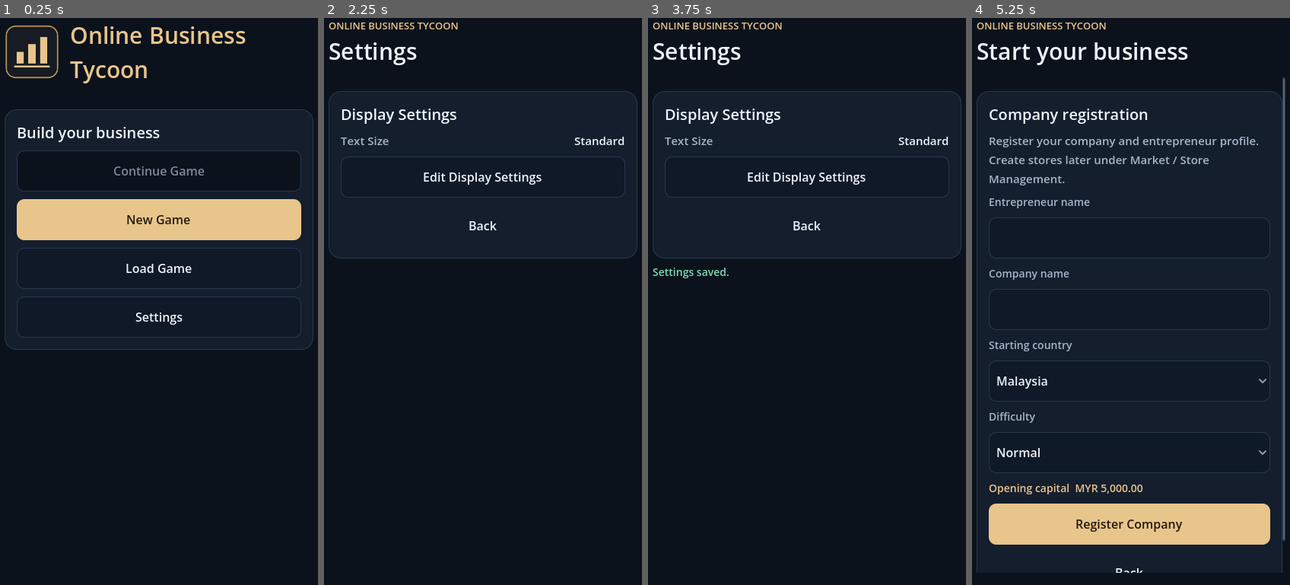
Above: before the commit, frames 1-4 (left to right).
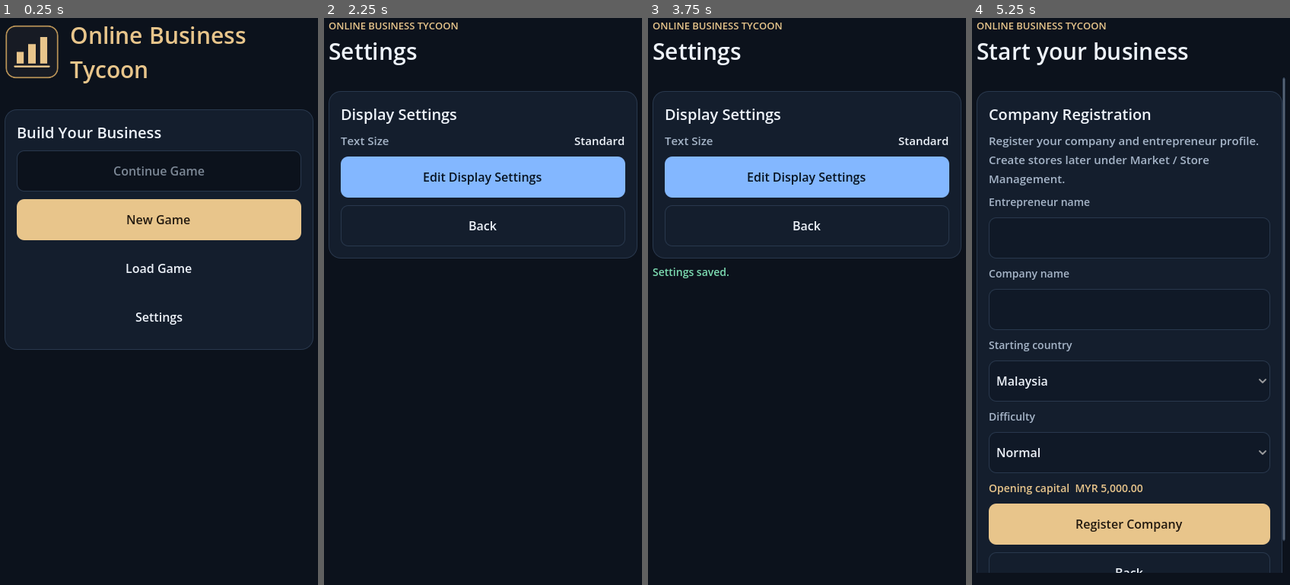
Above: after the commit, the same moments.

Repository: UphyRaop/online-business-tycoon
Game: Godot game, scene res://main.tscn
Two runs of this game, one before a commit and one after it. Both use one fixed random seed, a clock stepped at 60 frames per second and the inputs below.
Inputs:
- Up to frame 1 (0.25 s): no input
- Up to frame 2 (2.25 s): click "Load Game" at 0.5 s; click "Back" at 1.25 s; click "Settings" at 2 s
- Up to frame 3 (3.75 s): click "Edit Display Settings" at 2.75 s; click "Save Changes" at 3.5 s
- Up to frame 4 (5.25 s): click "Back" at 4.25 s; click "New Game" at 5 s

The runs differ from the first frame. In frame 1, 0.9% of the frame differs, in the area x 5-95%, y 19-57%; in frame 2, 6.7%, in the area x 5-95%, y 24-41%; in frame 3, 6.7%; in frame 4, 0.5%.

Commit message:
Reconcile supplier credit and finish UX components

Diff:
--- a/advertising_view.gd
+++ b/advertising_view.gd
@@ -69,7 +69,7 @@
 		app.set_notice("Campaign not found.", true)
 		app.navigate("Campaign Manager")
 		return
-	var view: VBoxContainer = app.card("Create campaign" if creating else existing.name)
+	var view: VBoxContainer = app.card("Create Campaign" if creating else existing.name)
 	if not creating and not app.campaign_editing:
 		_campaign_summary(app, view, state, existing)
 		return
--- a/dashboard_inventory.gd
+++ b/dashboard_inventory.gd
@@ -94,7 +94,7 @@
 	heading.add_theme_font_size_override("font_size", 19)
 	content.add_child(heading)
 	var note := Label.new()
-	note.text = "Low stock means %d or fewer available and reserved units." % LOW_STOCK_THRESHOLD
+	note.text = "Low stock is based on %d or fewer available units; reserved units are shown separately." % LOW_STOCK_THRESHOLD
 	note.add_theme_font_size_override("font_size", 12)
 	note.add_theme_color_override("font_color", Style.MUTED)
 	content.add_child(note)
--- a/finance_management.gd
+++ b/finance_management.gd
@@ -63,6 +63,30 @@
 			result.append({"id": item.id, "label": item.label, "amount": amount})
 	return result
 
+static func cash_flow_lines(report: Dictionary) -> Dictionary:
+	var cash_purchases := int(report.get("purchases", 0)) - int(report.get("credit_purchases", 0))
+	var cash_freight := int(report.get("inbound_freight", 0)) - int(report.get("credit_inbound_freight", 0))
+	var direct_freight := int(report.get("direct_inbound_freight", 0))
+	var lines := {
+		"customer_receipts": int(report.get("sales", 0)) + int(report.get("deposits", 0)),
+		"customer_refunds": -int(report.get("refunds", 0)),
+		"warehouse_goods": -(cash_purchases - (cash_freight - direct_freight)),
+		"supplier_direct_goods": -(int(report.get("direct_purchases", 0)) - direct_freight),
+		"inbound_freight": -cash_freight,
+		"supplier_repayments": -int(report.get("supplier_repayments", 0)),
+		"supplier_refunds": int(report.get("supplier_refunds", 0)) - int(report.get("supplier_credit_adjustments", 0)),
+		"outbound_shipping": -int(report.get("shipping", 0)),
+		"advertising": -int(report.get("advertising", 0)),
+		"store_setup": -int(report.get("store_setup", 0)),
+		"store_expenses": -int(report.get("store_expenses", 0)),
+		"other_operating": -int(report.get("fees", 0)) - int(report.get("overhead", 0)) - int(report.get("hosting", 0)) - int(report.get("legacy", 0)),
+		"owner_investment": int(report.get("capital", 0)),
+	}
+	lines.total = 0
+	for key in lines.keys():
+		if key != "total": lines.total += int(lines[key])
+	return lines
+
 static func daily_totals(state: Dictionary, first_day: int, last_day: int) -> Array[Dictionary]:
 	var result: Array[Dictionary] = []
 	var start := maxi(1, first_day)
--- a/main.gd
+++ b/main.gd
@@ -19,6 +19,8 @@
 const FinanceChart = preload("res://ads_chart.gd")
 const ChartLegend = preload("res://chart_legend.gd")
 const CompanySale = preload("res://company_sale.gd")
+const InventoryOverview = preload("res://dashboard_inventory.gd")
+const PortraitFrame = preload("res://portrait_frame.gd")
 const NAV := ["Dashboard", "Market", "Order", "Business", "Marketing", "Finance", "Profile"]
 const NAV_ICON_PATHS := {
 	"Dashboard": "res://assets/navigation/dashboard.svg",
@@ -142,15 +144,7 @@
 	node.custom_minimum_size.y = TOUCH_HEIGHT
 	node.size_flags_horizontal = Control.SIZE_EXPAND_FILL
 	node.pressed.connect(callback)
-	var action_name := title.strip_edges().to_lower()
-	if accent or action_name.begins_with("create") or action_name.begins_with("save") or action_name.begins_with("register") or action_name.begins_with("continue") or action_name.begins_with("apply") or action_name.begins_with("launch") or action_name.begins_with("open "):
-		Style.primary(node)
-	elif action_name.contains("delete") or action_name.contains("permanently remove") or action_name == "stop" or action_name == "deactivate":
-		Style.danger(node)
-	elif action_name.contains("confirm") or action_name.contains("complete") or action_name.contains("approve") or action_name.contains("refund"):
-		Style.success(node)
-	elif action_name == "cancel" or action_name == "back" or action_name == "close" or action_name.begins_with("discard") or action_name == "previous" or action_name == "next":
-		Style.secondary(node)
+	Style.apply_button_role(node, Style.ROLE_PRIMARY if accent else Style.button_role_for_action(title))
 	parent.add_child(node)
 	return node
 
@@ -191,6 +185,9 @@
 	node.add_theme_color_override("font_pressed_color", Style.GOLD)
 
 func action_title(value: String) -> String:
+	var trimmed := value.strip_edges()
+	if trimmed.begins_with("Manage "):
+		return "Manage " + trimmed.substr(7)
 	var parts := value.split(" ", false)
 	for index in parts.size():
 		var word: String = parts[index]
@@ -280,9 +277,8 @@
 func _update_responsive_layout() -> void:
 	var viewport_width := size.x
 	if page == "Profile":
-		var avatar := find_child("CEOAvatar", true, false) as TextureRect
-		if avatar != null and avatar.get_parent() != null and avatar.get_parent().get_parent() is BoxContainer:
-			var identity_layout: BoxContainer = avatar.get_parent().get_parent()
+		var identity_layout := find_child("CEOIdentityLayout", true, false) as BoxContainer
+		if identity_layout != null:
 			if (identity_layout is HBoxContainer) != (viewport_width >= 600.0):
 				render()
 				return
@@ -720,21 +716,17 @@
 		return
 	var info := wide_card("CEO Profile")
 	var identity_layout: BoxContainer = HBoxContainer.new() if size.x >= 600.0 else VBoxContainer.new()
+	identity_layout.name = "CEOIdentityLayout"
 	identity_layout.add_theme_constant_override("separation", 18)
 	info.add_child(identity_layout)
 	var portrait := VBoxContainer.new()
 	portrait.add_theme_constant_override("separation", 8)
 	portrait.size_flags_horizontal = Control.SIZE_SHRINK_CENTER
 	identity_layout.add_child(portrait)
-	var avatar := TextureRect.new()
-	avatar.name = "CEOAvatar"
 	var portrait_width := 170.0 if size.x >= 600.0 else minf(150.0, maxf(132.0, size.x * 0.38))
-	avatar.custom_minimum_size = Vector2(portrait_width, portrait_width * 4.0 / 3.0)
-	avatar.size_flags_horizontal = Control.SIZE_SHRINK_CENTER
-	avatar.expand_mode = TextureRect.EXPAND_IGNORE_SIZE
-	avatar.stretch_mode = TextureRect.STRETCH_KEEP_ASPECT_COVERED
-	avatar.texture = _profile_avatar_texture()
-	portrait.add_child(avatar)
+	var portrait_frame := PortraitFrame.new()
+	portrait_frame.set_portrait(_profile_avatar_texture(), portrait_width)
+	portrait.add_child(portrait_frame)
 	var details := VBoxContainer.new()
 	details.size_flags_horizontal = Control.SIZE_EXPAND_FILL
 	details.add_theme_constant_override("separation", 8)
@@ -1505,7 +1497,7 @@
 	_finish_responsive_content()
 
 func setup() -> void:
-	var details := card("Company registration")
+	var details := card("Company Registration")
 	details.add_child(label("Register your company and entrepreneur profile. Create stores later under Market / Store Management.", 15, Style.MUTED))
 	var owner := field(details, "Entrepreneur name", str(ceo_profile.get("full_name", "")))
 	if not ceo_profile.is_empty():
@@ -1569,6 +1561,7 @@
 	_add_kpi(kpis, "Store reputation", "%d / 100" % sim.state.reputation)
 	_add_kpi(kpis, "Marketplace stores · Websites", "%d · %d" % [active_marketplaces, active_websites])
 	_add_kpi(kpis, "Active campaigns · Lifetime spend", "%d · %s" % [active_campaigns, money(totals.advertising)])
+	page_grid.add_child(InventoryOverview.build(sim, size.x < 600.0))
 	action(overview, "My Products", navigate.bind("My Products"))
 	var alerts: VBoxContainer = card("Business Alerts")
 	if active_marketplaces == 0 and active_websites == 0:
@@ -1592,7 +1585,7 @@
 		alerts.add_child(label("%d supplier shipments are delayed." % delayed_shipments, 14, Style.GOLD))
 	if alerts.get_child_count() == 1:
 		alerts.add_child(label("No business alerts.", 14, Style.MUTED))
-	var time := card("Advance time")
+	var time := card("Advance Time")
 	time.add_child(label("Each simulated day generates orders and charges operating expenses.", 14, Style.MUTED))
 	var controls := row(time)
 	for days in [1, 2, 7, 30]:
@@ -1602,7 +1595,7 @@
 		if item.listed:
 			has_listing = true
 	if not has_listing:
-		var next := card("Open your store")
+		var next := card("Open Your Store")
 		next.add_child(label("Choose a product in Market, purchase stock from a supplier, then publish your listing.", 15, Style.MUTED))
 		action(next, "Browse Product Catalogue", navigate.bind("Market"), true)
 	channel_cards(totals, "Lifetime")
@@ -1627,7 +1620,7 @@
 	render()
 
 func channel_cards(report: Dictionary, scope: String) -> void:
-	var channels := card("Sales by channel")
+	var channels := card("Sales by Channel")
 	channels.add_child(label(scope, 14, Style.MUTED))
 	for channel in Catalog.FEES.size():
 		if channel > 0:
@@ -1723,7 +1716,7 @@
 	action(card("Store Management"), "Store Management", navigate.bind("Management"), true)
 	action(card("Inventory Management"), "Inventory Management", navigate.bind("My Products"))
 	action(card("Marketing"), "Marketing", navigate.bind("Marketing"))
-	var saves := card("Local progress")
+	var saves := card("Local Progress")
 	saves.add_child(label("Progress saves automatically when you make changes or advance time.", 14, Style.MUTED))
 	var controls := row(saves)
 	action(controls, "Manage Saves", open_screen.bind("Save"))
@@ -1754,7 +1747,7 @@
 	var boundaries := Calendar.bounds(period, anchor)
 	var report := sim.calendar_report(period, anchor)
 	financial_dashboard(report)
-	var controls := card("Financial statements")
+	var controls := card("Financial Statements")
 	var selection := dropdown(controls, Calendar.PERIODS, period)
 	selection.item_selected.connect(func(index: int):
 		period = index
@@ -1804,7 +1797,7 @@
 		content.add_child(label(str(item[1]), 16, Style.GOLD))
 		metric_card.add_child(content)
 		kpis.add_child(metric_card)
-	view.add_child(label("This report uses existing ledger rules. Delivered sales and supplier orders settle immediately, so receivables and supplier payables are zero. Customer deposits remain a liability until delivery or refund.", 13, Style.MUTED))
+	view.add_child(label("Delivered sales settle under existing revenue rules. Supplier purchases may be paid in cash or financed through trade credit, which creates a payable until repayment or return adjustment. Customer deposits remain a liability until delivery or refund.", 13, Style.MUTED))
 	var forecast := card("Known Fixed-Cost Estimate")
 	metric(forecast, "Known next-day fixed costs", money(-int(summary.known_fixed_costs)))
 	metric(forecast, "Cash after known fixed costs", money(int(summary.cash_after_known_fixed_costs)), profit_color(int(summary.cash_after_known_fixed_costs)))
@@ -1917,26 +1910,31 @@
 	divider(view)
 	metric(view, "Overdraft liability", money(report.overdraft))
 	metric(view, "Customer deposits", money(report.customer_deposits))
+	metric(view, "Supplier Payables", money(report.get("supplier_payables", 0)))
 	metric(view, "Contributed capital", money(report.equity_capital))
 	metric(view, "Retained earnings", money(report.retained))
-	metric(view, "Total liabilities and equity", money(report.overdraft + report.customer_deposits + report.equity_capital + report.retained), Style.GOLD)
+	metric(view, "Total liabilities and equity", money(report.overdraft + report.customer_deposits + report.get("supplier_payables", 0) + report.equity_capital + report.retained), Style.GOLD)
 
 func cash_flow(report: Dictionary) -> void:
 	var view := card(STATEMENTS[2])
+	var lines := FinanceManagement.cash_flow_lines(report)
 	metric(view, "Opening cash", money(report.opening_cash))
 	divider(view)
-	metric(view, "Receipts from customers", money(report.sales + report.deposits))
-	metric(view, "Refunds paid", money(-report.refunds))
-	metric(view, "Warehouse goods paid", money(-(report.purchases - (report.inbound_freight - report.direct_inbound_freight))))
-	metric(view, "Supplier-direct goods paid", money(-(report.direct_purchases - report.direct_inbound_freight)))
-	metric(view, "Inbound freight paid", money(-report.inbound_freight))
-	metric(view, "Supplier refunds received", money(report.supplier_refunds))
-	metric(view, "Outbound shipping paid", money(-report.shipping))
-	metric(view, "Advertising paid", money(-report.advertising))
-	metric(view, "Store setup paid", money(-report.store_setup))
-	metric(view, "Additional store expenses paid", money(-report.store_expenses))
-	metric(view, "Other operating payments", money(-report.fees - report.overhead - report.hosting - report.legacy))
-	metric(view, "Owner investment", money(report.capital))
+	metric(view, "Receipts from customers", money(lines.customer_receipts))
+	metric(view, "Customer refunds paid", money(lines.customer_refunds))
+	metric(view, "Warehouse goods paid", money(lines.warehouse_goods))
+	metric(view, "Supplier-direct goods paid", money(lines.supplier_direct_goods))
+	metric(view, "Inbound freight paid", money(lines.inbound_freight))
+	metric(view, "Supplier repayments", money(lines.supplier_repayments))
+	metric(view, "Supplier refunds received", money(lines.supplier_refunds))
+	metric(view, "Outbound shipping paid", money(lines.outbound_shipping))
+	metric(view, "Advertising paid", money(lines.advertising))
+	metric(view, "Store setup paid", money(lines.store_setup))
+	metric(view, "Additional store expenses paid", money(lines.store_expenses))
+	metric(view, "Other operating payments", money(lines.other_operating))
+	metric(view, "Owner investment", money(lines.owner_investment))
+	if int(lines.total) != Sim.cash_change(report):
+		view.add_child(label("Cash flow reconciliation error: the displayed lines do not match recorded cash movement.", 13, Style.RED))
 	metric(view, "Net change in cash", money(Sim.cash_change(report)), profit_color(Sim.cash_change(report)))
 	divider(view)
 	metric(view, "Closing cash", money(report.closing_cash), Style.GOLD)
--- a/menu_view.gd
+++ b/menu_view.gd
@@ -24,7 +24,7 @@
 
 static func title(app: Control) -> void:
 	var latest := Slots.latest()
-	var play: VBoxContainer = app.card("Build your business")
+	var play: VBoxContainer = app.card("Build Your Business")
 	var resume: Button = app.action(play, "Continue Game", app.continue_game, true)
 	resume.disabled = latest.is_empty()
 	if not latest.is_empty():
--- a/operations_view.gd
+++ b/operations_view.gd
@@ -10,7 +10,7 @@
 const FILTERS := ["Active orders", "Queued", "In transit", "Delivered", "All orders"]
 
 static func show(app: Control) -> void:
-	var navigation: VBoxContainer = app.card("Store operations")
+	var navigation: VBoxContainer = app.card("Store Operations")
 	var tab: OptionButton = app.dropdown(navigation, ["Fulfillment", "Customer service", "Sales analytics", "Shipping settings"], app.orders_tab)
 	tab.custom_minimum_size.y = 44
 	tab.add_theme_font_size_override("font_size", 13)
@@ -132,7 +132,7 @@
 	var state: Dictionary = app.sim.state
 	var report: Dictionary = app.sim.report(30)
 	var delivered: int = total(report, "tracked_deliveries")
-	var filter: VBoxContainer = app.card("Order tracking")
+	var filter: VBoxContainer = app.card("Order Tracking")
 	app.metric(filter, "Awaiting delivery", str(state.active_orders.size()))
 	app.metric(filter, "30-day on-time rate", percent(total(report, "on_time"), delivered))
 	var picker: OptionButton = app.dropdown(filter, FILTERS, app.order_filter)
@@ -168,12 +168,12 @@
 
 static func service(app: Control) -> void:
 	var state: Dictionary = app.sim.state
-	var scores: VBoxContainer = app.card("Customer satisfaction and reputation")
+	var scores: VBoxContainer = app.card("Customer Satisfaction and Reputation")
 	app.metric(scores, "Satisfaction", "%d / 100" % state.satisfaction)
 	app.metric(scores, "Store reputation", "%d / 100" % state.reputation)
 	app.metric(scores, "Open cases", str(state.open_cases.size()))
 	scores.add_child(app.label("Unanswered cases escalate after five days. Store reputation affects future checkout traffic and conversion.", 14, Style.MUTED))
-	var queue: VBoxContainer = app.card("Complaints and returns")
+	var queue: VBoxContainer = app.card("Complaints and Returns")
 	var orders: Array = []
 	for id in state.open_cases:
 		orders.append(state.orders[id])
@@ -271,7 +271,7 @@
 	app.refresh_view()
 
 static func analytics(app: Control) -> void:
-	var view: VBoxContainer = app.card("Checkout analytics")
+	var view: VBoxContainer = app.card("Checkout Analytics")
 	var window: OptionButton = app.dropdown(view, ["Last 7 days", "Last 30 days", "Last 365 days"], app.analytics_window)
 	window.item_selected.connect(func(index: int):
 		app.analytics_window = index
--- a/save_store.gd
+++ b/save_store.gd
@@ -5,6 +5,7 @@
 const Storefront = preload("res://storefront.gd")
 const Advertising = preload("res://advertising.gd")
 const Stores = preload("res://store_manager.gd")
+const SupplierCredit = preload("res://supplier_credit.gd")
 const PATH := "user://business_phase1.save"
 const PROTOTYPE := "user://business_save.json"
 
@@ -108,6 +109,12 @@
 		var inbound_freight: Variant = row.get("inbound_freight", 0)
 		if not inbound_freight is int or inbound_freight < 0 or inbound_freight > row.purchases + row.get("direct_purchases", 0):
 			return false
+		var credit_purchases: Variant = row.get("credit_purchases", 0)
+		var credit_freight: Variant = row.get("credit_inbound_freight", 0)
+		if not credit_purchases is int or credit_purchases < 0 or credit_purchases > row.purchases:
+			return false
+		if not credit_freight is int or credit_freight < 0 or credit_freight > inbound_freight:
+			return false
 		for channel in row.channels:
 			if not channel is Dictionary:
 				return false
@@ -136,6 +143,8 @@
 	if not state.get("products") is Dictionary or computed_cash != state.cash:
 		return false
 	if not valid_supplier_returns(state):
+		return false
+	if not SupplierCredit.validate(state):
 		return false
 	var stock_value := 0
 	for product in state.products:
--- a/simulation.gd
+++ b/simulation.gd
@@ -10,7 +10,7 @@
 const Advertising = preload("res://advertising.gd")
 const SupplierCredit = preload("res://supplier_credit.gd")
 const PERIODS := [1, 7, 30, 365]
-const FIELDS := ["sales", "cogs", "direct_cogs", "fees", "overhead", "hosting", "legacy", "purchases", "credit_purchases", "supplier_repayments", "supplier_credit_a …(193 unchanged characters)…
+const FIELDS := ["sales", "cogs", "direct_cogs", "fees", "overhead", "hosting", "legacy", "purchases", "credit_purchases", "credit_inbound_freight", "supplier_repayments", "supplier_credit_a …(193 unchanged characters)…
 const CHANNEL_FIELDS := ["orders", "sales", "cogs", "fees", "hosting", "shipping", "refunds",
 	"placed", "dispatched", "tracked_deliveries", "on_time", "checkouts", "abandoned", "stockouts", "bundles", "upsells", "refunded"]
 const VERSION := 6
--- a/supplier_credit_test.gd
+++ b/supplier_credit_test.gd
@@ -45,6 +45,7 @@
 	var preview := Supply.purchase_breakdown(state, 0, supplier, 1)
 	var next_purchase_before := int(state.next_purchase)
 	var purchases_before := int(state.ledger.back().purchases)
+	var inbound_freight_before := int(state.ledger.back().inbound_freight)
 	var too_large := Credit.purchase_on_credit(state, 0, supplier, Supply.maximum_order_quantity(supplier))
 	expect(not str(too_large.get("error", "")).is_empty() and int(state.next_purchase) == next_purchase_before
 		and int(state.ledger.back().purchases) == purchases_before,
@@ -60,9 +61,13 @@
 		expect(int(state.cash) == before_credit_cash and int(state.ledger.back().credit_purchases) == total
 			and int(state.ledger.back().purchases) == purchases_before + total and Credit.open_payables(state) == total,
 			"Credit receipt adds goods-in-transit inventory and an equal payable without reducing cash (cash %d/%d, credit %d, p …(191 unchanged characters)…
+		expect(int(state.ledger.back().credit_inbound_freight) == int(state.ledger.back().inbound_freight) - inbound_freight_before,
+			"Fully credit-financed purchase freight is excluded from current cash payments")
 		expect(int(report.supplier_payables) == total and report.assets == report.overdraft + report.customer_deposits
 			+ report.supplier_payables + report.equity_capital + report.retained and report.closing_cash == state.cash,
 			"Balance sheet, cash, inventory, retained earnings, and supplier payables reconcile after credit purchase")
+		expect(int(FinanceManagement.cash_flow_lines(report).total) == Sim.cash_change(report),
+			"Cash flow statement lines reconcile after credit-financed purchase")
 		expect(Credit.validate(state), "Supplier credit schema passes domain validation after creating an obligation")
 
 		var half := maxi(1, total / 2)
@@ -187,6 +192,8 @@
 	expect(int(report.closing_cash) == int(state.cash)
 		and int(report.assets) == int(report.overdraft + report.customer_deposits + report.supplier_payables + report.equity_capital + report.retained),
 		"Cash flow and balance sheet reconcile after a partial repayment and credit-funded supplier return")
+	expect(int(FinanceManagement.cash_flow_lines(report).total) == Sim.cash_change(report),
+		"Cash flow statement separates cash refunds from supplier-return payable adjustments")
 	var dashboard := FinanceManagement.dashboard(state, report)
 	expect(int(dashboard.payables) == int(report.supplier_payables),
 		"The financial dashboard reports outstanding supplier credit payables after returns")
--- a/supply.gd
+++ b/supply.gd
@@ -168,7 +168,12 @@
 	state.ledger.back().purchases += total
 	state.ledger.back().credit_purchases += credit_amount
 	var row: Dictionary = state.ledger.back()
-	row.inbound_freight = row.get("inbound_freight", 0) + freight * units
+	var freight_total := freight * units
+	row.inbound_freight = row.get("inbound_freight", 0) + freight_total
+	# Allocate the credit portion proportionally so cash-flow statements exclude
+	# freight financed by the supplier, including mixed cash/credit purchases.
+	var credited_freight := mini(freight_total, int(round(float(freight_total) * float(credit_amount) / float(maxi(1, total)))))
+	row.credit_inbound_freight = row.get("credit_inbound_freight", 0) + credited_freight
 	return {"error": "", "purchase_id": id, "total": total, "credit_amount": credit_amount,
 		"cash_paid": total - credit_amount, "landed_unit_cost": landed, "freight_unit_cost": freight}
 
Not shown, added: chart_legend_test.gd.uid
Not shown, changed: .github/scripts/build-web.sh
Not shown, added: SUPPLIER_CREDIT_POLICY.md
